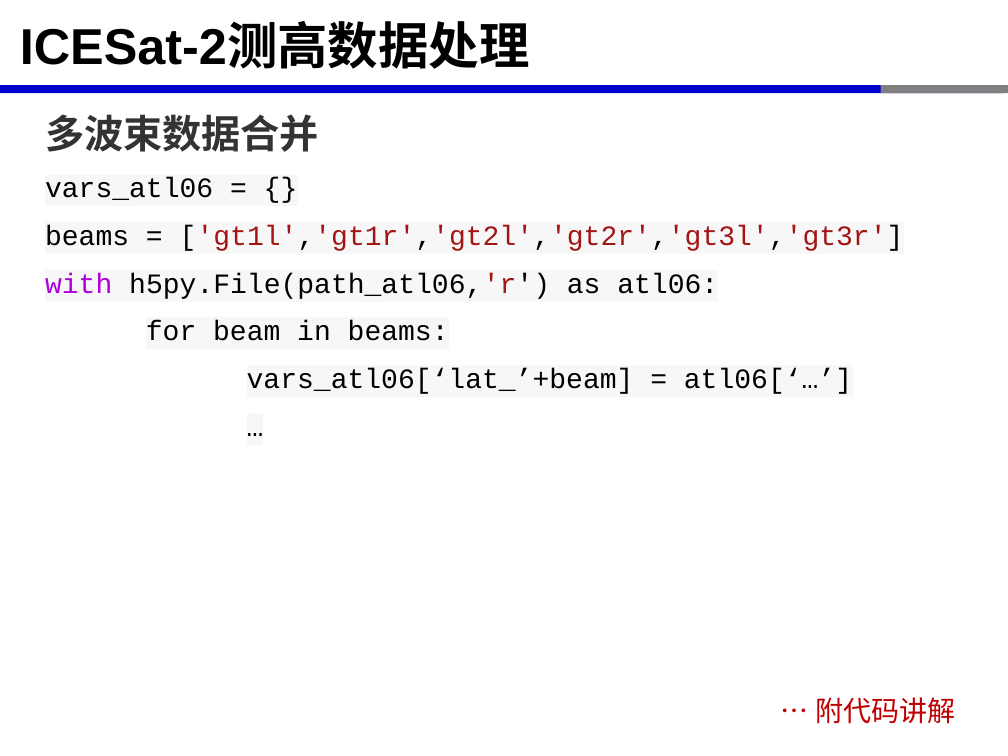
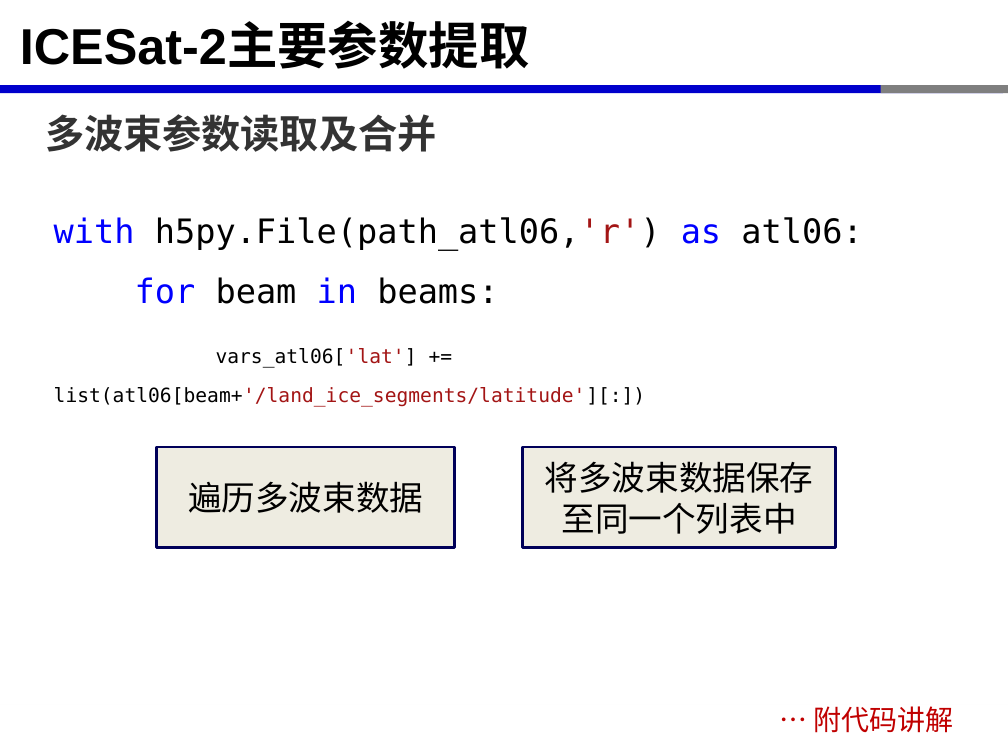
Before and after one commit to xinluo2018/satellite-altimetry-course, a slide deck: slide 4 of 第5章-星载激光测高应用-12学时/第5节-ICESat-2数据预处理-2学时.pptx (slide 3 before the commit). Drawn at 1008x756 pixels with LibreOffice and Linux fonts; fonts in the diff are those of the drawing. Boxes give left, top, right and bottom in pixels: in the first picture for what was removed or moved away, otherwise in the second. Text is boxed around its words. In the diff, an @@ line names an element or a change of style, - is before the commit and + after.

```diff
--- a/第5章-星载激光测高应用-12学时/第5节-ICESat-2数据预处理-2学时.pptx
+++ b/第5章-星载激光测高应用-12学时/第5节-ICESat-2数据预处理-2学时.pptx
@@ title at bbox=[20, 24, 530, 69]: text changed @@
-ICESat-2测高数据处理
+ICESat-2主要参数提取
@@ text at bbox=[45, 114, 904, 251]: paragraphs removed @@
-多波束数据合并
-vars_atl06 = {}
-beams = ['gt1l','gt1r','gt2l','gt2r','gt3l','gt3r']
@@ text added at bbox=[45, 114, 436, 152], 28 pt, text #333333, bold @@
+多波束参数读取及合并
@@ text "with h5py.File(path_atl06,'r') as atl06:": place and size @@
-text "with h5py.File(path_atl06,'r') as atl06:" at bbox=[45, 114, 904, 394]
+text "with h5py.File(path_atl06,'r') as atl06:" at bbox=[54, 217, 862, 407]
@@ text at bbox=[54, 217, 862, 304]: size 20 to 24 pt, font Courier New to DejaVu Sans Mono, highlight #F7F7F7 to none in "with h5py.File(path_atl06,'r') as atl06:", "for beam in beams:"; text colour #AF00DB to #0000FF in "with"; text colour #000000 to #A31515 in "h5py.File(path_atl06,'r')"; text colour #000000 to #0000FF in "as", "for in"; alignment justified to left; line spacing 1 to 1.5; less space between paragraphs @@
@@ text at bbox=[54, 348, 646, 407]: text changed; size 20 to 14 pt; font Courier New to DejaVu Sans Mono @@
-vars_atl06[‘lat_’+beam] = atl06[‘…’]
-…
+vars_atl06['lat'] += list(atl06[beam+'/land_ice_segments/latitude'][:])
@@ rectangle added at bbox=[157, 448, 455, 548], fill #EEECE1, outline #000059 2 pt, 24 pt, text #000000 @@
+遍历多波束数据
@@ rectangle added at bbox=[523, 448, 836, 548], fill #EEECE1, outline #000059 2 pt, 24 pt, text #000000 @@
+将多波束数据保存至同一个列表中
@@ text "… 附代码讲解": place and size @@
-text "… 附代码讲解" at bbox=[815, 697, 955, 724]
+text "… 附代码讲解" at bbox=[813, 706, 953, 733]
```
Also in this commit, not shown: 2 other slides changed, 1 slide added, 12 other files.
